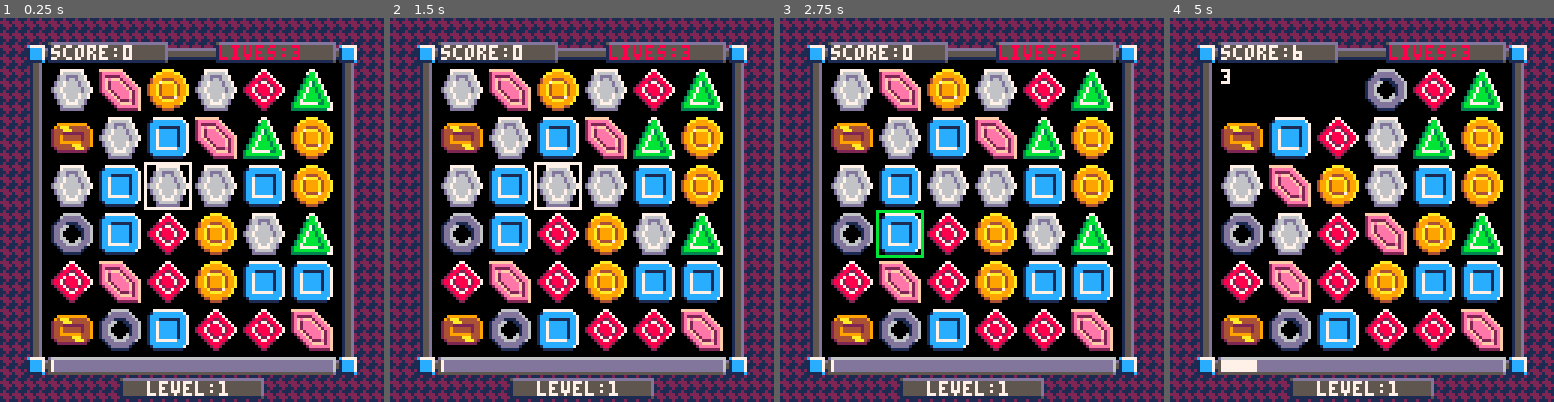
Above: before the commit, frames 1-4 (left to right).
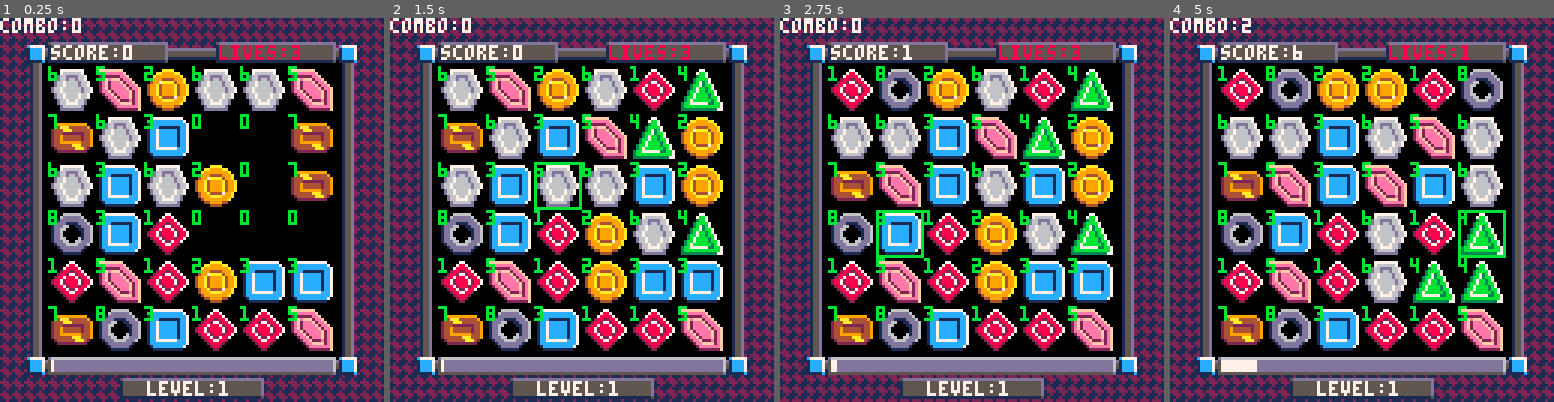
Above: after the commit, the same moments.

Repository: vm70/stratagem
Game: PICO-8 cartridge stratagem.p8
Two runs of this game, one before a commit and one after it. Both use one fixed random seed, a clock stepped at 60 frames per second and the inputs below.
Inputs:
- Up to frame 1 (0.25 s): no input
- Up to frame 2 (1.5 s): tap O (Z key) at 0.33, 0.7, 1.43 s; tap X (X key) at 1.07 s
- Up to frame 3 (2.75 s): hold Left 1.97-2.37 s; tap X (X key) at 2.07, 2.4, 2.73 s; tap O (Z key) at 2.22 s; hold Down from 2.42 s (still down)
- Up to frame 4 (5 s): release Down at 2.82 s; hold Right 2.87-3.53 s; tap X (X key) every 0.33 s from 3.07 to 4.73 s; tap O (Z key) at 3.1, 3.98, 4.87 s; hold Up 3.58-4.08 s; hold Right 4.13-4.53 s; hold Down from 4.58 s (still down)

The runs differ from the first frame. In frame 1, 13% of the frame differs, in the area x 0-87%, y 0-79%; in frame 2, 15%; in frame 3, 21%; in frame 4, 35%, in the area x 0-100%, y 0-100%.

Commit message:
Reorganize state-changing logic

Diff:
--- a/stratagem.lua
+++ b/stratagem.lua
@@ -1,5 +1,7 @@
--- stratagem
+-- stratagemSTATES.level
 -- by VM70
+
+-- TODO: move functionality of "swap mode" state originally controlled by player to actual cart states
 
 ---@alias Coords [integer, integer]
 ---@alias Player {cursor: Coords, swapMode: integer, score: integer, initLevelScore: integer, levelThreshold: integer, level: integer, lives: integer, combo: integer}
@@ -8,10 +10,11 @@
 STATES = {
 	title_screen = 1,
 	game_init = 2,
-	gameplay = 3,
-	level_up = 4,
-	game_over = 5,
-	high_scores = 6,
+	generate_board = 3,
+	gameplay = 4,
+	level_up = 5,
+	game_over = 6,
+	high_scores = 7,
 }
 
 N_GEMS = 8
@@ -44,23 +47,12 @@
 ---@type integer current state of the cartridge
 CartState = 2
 
---- Wait for a specified number of frames
----@param frames integer number of frames to wait
-function Wait(frames)
-	for _ = 1, frames do
-		flip()
-	end
-end
-
---- Initialize the grid with random gems; remove matches and holes
+--- Initialize the grid with all holes
 function InitGrid()
 	for y = 1, 6 do
 		for x = 1, 6 do
 			Grid[y][x] = 0
 		end
-	end
-	while GridHasMatches() or GridHasHoles() do
-		UpdateGrid(false)
 	end
 end
 
@@ -92,11 +84,6 @@
 	if not (gem1Matched or gem2Matched) then
 		Player.lives = Player.lives - 1
 	end
-	UpdateGrid(true)
-	while GridHasMatches() or GridHasHoles() do
-		UpdateGrid(true)
-	end
-	Player.combo = 0
 end
 
 --- Clear a match on the grid at the specific coordinates (if possible). Only clears when the match has 3+ gems
@@ -119,7 +106,6 @@
 			Player.score = Player.score + moveScore
 			_draw()
 			print(moveScore, 16 * coords[2] + 1, 16 * coords[1] + 1, gemColor)
-			Wait(MATCH_FRAMES)
 		end
 		return true
 	end
@@ -205,25 +191,21 @@
 		if btnp(0) and Player.cursor[2] > 1 then
 			Player.cursor = { Player.cursor[1], Player.cursor[2] - 1 }
 			SwapGems(Player.cursor, { Player.cursor[1], Player.cursor[2] + 1 })
-			Player.swapMode = 0
 		end
 		-- swap right
 		if btnp(1) and Player.cursor[2] < 6 then
 			Player.cursor = { Player.cursor[1], Player.cursor[2] + 1 }
 			SwapGems(Player.cursor, { Player.cursor[1], Player.cursor[2] - 1 })
-			Player.swapMode = 0
 		end
 		-- swap up
 		if btnp(2) and Player.cursor[1] > 1 then
 			Player.cursor = { Player.cursor[1] - 1, Player.cursor[2] }
 			SwapGems(Player.cursor, { Player.cursor[1] + 1, Player.cursor[2] })
-			Player.swapMode = 0
 		end
 		-- swap down
 		if btnp(3) and Player.cursor[1] < 6 then
 			Player.cursor = { Player.cursor[1] + 1, Player.cursor[2] }
 			SwapGems(Player.cursor, { Player.cursor[1] - 1, Player.cursor[2] })
-			Player.swapMode = 0
 		end
 		-- cancel swap
 		if btnp(4) or btnp(5) then
@@ -256,8 +238,9 @@
 	end
 end
 
+Patterns = { 0x4E72, 0xE724, 0x724E, 0x24E7 }
 function DrawGameBG()
-	fillp(0x4E72)
+	fillp(Patterns[1 + flr(time() % #Patterns)])
 	-- herringbone pattern
 	-- 0100 -> 4
 	-- 1110 -> E
@@ -277,66 +260,43 @@
 			if color ~= 0 then
 				sspr(16 * (color - 1), 16, 16, 16, 16 * x, 16 * y)
 			end
-			-- print(color, 16 * x, 16 * y, 11)
-		end
-	end
-end
-
---- Check whether the grid has 0's (holes)
----@return boolean # whether the grid has holes
-function GridHasHoles()
+			print(color, 16 * x, 16 * y, 11)
+		end
+	end
+end
+
+--- Clear the matches on the grid.
+---@param byPlayer boolean whether the match is made by the player
+---@return boolean # whether any matches were cleared
+function ClearGridMatches(byPlayer)
+	local hadMatches = false
 	for y = 1, 6 do
 		for x = 1, 6 do
+			hadMatches = hadMatches or ClearMatching({ y, x }, byPlayer)
+		end
+	end
+	return hadMatches
+end
+
+--- Fill holes in the grid by dropping gems.
+---@return boolean # whether the grid has any holes
+function FillGridHoles()
+	local hasHoles = false
+	for y = 6, 1, -1 do
+		for x = 1, 6 do
 			if Grid[y][x] == 0 then
-				return true
-			end
-		end
-	end
-	return false
-end
-
---- Check whether the grid has matches
----@return boolean # whether the grid has matches
-function GridHasMatches()
-	for y = 1, 6 do
-		for x = 1, 6 do
-			if Grid[y][x] ~= 0 and #FloodMatch({ y, x }, {}) >= 3 then
-				printh("Grid has matches")
-				return true
-			end
-		end
-	end
-	return false
-end
-
---- Update the grid by first clearing holes, then clearing matches
----@param byPlayer boolean
-function UpdateGrid(byPlayer)
-	-- Clear all holes first
-	while GridHasHoles() do
-		for y = 6, 1, -1 do
-			for x = 1, 6 do
-				if Grid[y][x] == 0 then
-					if y == 1 then
-						Grid[y][x] = 1 + flr(rnd(N_GEMS))
-					else
-						Grid[y][x] = Grid[y - 1][x]
-						Grid[y - 1][x] = 0
-					end
+				if y == 1 then
+					Grid[y][x] = 1 + flr(rnd(N_GEMS))
+				else
+					hasHoles = true
+					printh("Found a hole at " .. x .. "," .. y)
+					Grid[y][x] = Grid[y - 1][x]
+					Grid[y - 1][x] = 0
 				end
 			end
 		end
-		if byPlayer then
-			_draw()
-			Wait(DROP_FRAMES)
-		end
-	end
-	-- Clear any matches currently on the grid
-	for y = 1, 6 do
-		for x = 1, 6 do
-			ClearMatching({ y, x }, byPlayer)
-		end
-	end
+	end
+	return hasHoles
 end
 
 --- Draw the HUD (score, lives, level progress bar, etc) on the screen
@@ -344,6 +304,7 @@
 	print("score:" .. Player.score, 17, 9, 7)
 	print("lives:" .. Player.lives, 73, 9, 8)
 	print("level:" .. Player.level, 49, 121, 7)
+	print("combo:" .. Player.combo, 0, 0, 7)
 	-- calculate level completion ratio
 	local levelRatio = (Player.score - Player.initLevelScore) / (Player.levelThreshold - Player.initLevelScore)
 	levelRatio = min(levelRatio, 1)
@@ -399,18 +360,22 @@
 	if CartState == STATES.title_screen then
 		DrawTitleScreen()
 	elseif CartState == STATES.game_init then
-		InitGrid()
-		InitPlayer()
 		DrawGameBG()
 		DrawGrid()
-		rectfill(14, 14, 113, 113, 0)
+		DrawHUD()
+	elseif CartState == STATES.generate_board then
+		DrawGameBG()
+		DrawGrid()
+		DrawHUD()
 	elseif CartState == STATES.gameplay then
 		DrawGameBG()
 		DrawGrid()
 		DrawCursor()
 		DrawHUD()
 	elseif CartState == STATES.level_up then
-		rectfill(14, 14, 113, 113, 0)
+		DrawGameBG()
+		DrawGrid()
+		DrawHUD()
 	elseif CartState == STATES.game_over then
 		DrawGameBG()
 		DrawGrid()
@@ -424,22 +389,36 @@
 	elseif CartState == STATES.game_init then
 		InitPlayer()
 		InitGrid()
-		CartState = STATES.gameplay
+		CartState = STATES.generate_board
+	elseif CartState == STATES.generate_board then
+		if not FillGridHoles() then
+			if not ClearGridMatches(false) then
+				CartState = STATES.gameplay
+			end
+		end
 	elseif CartState == STATES.gameplay then
 		UpdateCursor()
+		if Player.swapMode == 2 then
+			if not FillGridHoles() then
+				if not ClearGridMatches(true) then
+					Player.combo = 0
+					Player.swapMode = 0
+				end
+			end
+		end
 		if Player.score >= Player.levelThreshold then
 			CartState = STATES.level_up
-			Timer = 0
+			LevelUpCounter = 0
 		elseif Player.lives == 0 then
 			CartState = STATES.game_over
 		end
 	elseif CartState == STATES.level_up then
-		if Timer ~= 100 then
-			Timer = Timer + 1
+		if LevelUpCounter ~= 100 then
+			LevelUpCounter = LevelUpCounter + 1
 		else
-			Timer = 0
+			LevelUpCounter = 0
 			LevelUp()
-			CartState = STATES.gameplay
+			CartState = STATES.generate_board
 		end
 	elseif CartState == STATES.game_over then
 	elseif CartState == STATES.high_scores then
--- a/stratagem.p8
+++ b/stratagem.p8
@@ -1,7 +1,7 @@
 pico-8 cartridge // http://www.pico-8.com
 version 42
 __lua__
--- stratagem
+-- stratagemSTATES.level
 -- by VM70
 
 ---@alias Coords [integer, integer]
@@ -11,10 +11,11 @@
 STATES = {
 	title_screen = 1,
 	game_init = 2,
-	gameplay = 3,
-	level_up = 4,
-	game_over = 5,
-	high_scores = 6,
+	generate_board = 3,
+	gameplay = 4,
+	level_up = 5,
+	game_over = 6,
+	high_scores = 7,
 }
 
 N_GEMS = 8
@@ -47,23 +48,12 @@
 ---@type integer current state of the cartridge
 CartState = 2
 
---- Wait for a specified number of frames
----@param frames integer number of frames to wait
-function Wait(frames)
-	for _ = 1, frames do
-		flip()
-	end
-end
-
---- Initialize the grid with random gems; remove matches and holes
+--- Initialize the grid with all holes
 function InitGrid()
 	for y = 1, 6 do
 		for x = 1, 6 do
 			Grid[y][x] = 0
 		end
-	end
-	while GridHasMatches() or GridHasHoles() do
-		UpdateGrid(false)
 	end
 end
 
@@ -95,11 +85,6 @@
 	if not (gem1Matched or gem2Matched) then
 		Player.lives = Player.lives - 1
 	end
-	UpdateGrid(true)
-	while GridHasMatches() or GridHasHoles() do
-		UpdateGrid(true)
-	end
-	Player.combo = 0
 end
 
 --- Clear a match on the grid at the specific coordinates (if possible). Only clears when the match has 3+ gems
@@ -122,7 +107,6 @@
 			Player.score = Player.score + moveScore
 			_draw()
 			print(moveScore, 16 * coords[2] + 1, 16 * coords[1] + 1, gemColor)
-			Wait(MATCH_FRAMES)
 		end
 		return true
 	end
@@ -208,25 +192,21 @@
 		if btnp(0) and Player.cursor[2] > 1 then
 			Player.cursor = { Player.cursor[1], Player.cursor[2] - 1 }
 			SwapGems(Player.cursor, { Player.cursor[1], Player.cursor[2] + 1 })
-			Player.swapMode = 0
 		end
 		-- swap right
 		if btnp(1) and Player.cursor[2] < 6 then
 			Player.cursor = { Player.cursor[1], Player.cursor[2] + 1 }
 			SwapGems(Player.cursor, { Player.cursor[1], Player.cursor[2] - 1 })
-			Player.swapMode = 0
 		end
 		-- swap up
 		if btnp(2) and Player.cursor[1] > 1 then
 			Player.cursor = { Player.cursor[1] - 1, Player.cursor[2] }
 			SwapGems(Player.cursor, { Player.cursor[1] + 1, Player.cursor[2] })
-			Player.swapMode = 0
 		end
 		-- swap down
 		if btnp(3) and Player.cursor[1] < 6 then
 			Player.cursor = { Player.cursor[1] + 1, Player.cursor[2] }
 			SwapGems(Player.cursor, { Player.cursor[1] - 1, Player.cursor[2] })
-			Player.swapMode = 0
 		end
 		-- cancel swap
 		if btnp(4) or btnp(5) then
@@ -259,8 +239,9 @@
 	end
 end
 
+Patterns = { 0x4E72, 0xE724, 0x724E, 0x24E7 }
 function DrawGameBG()
-	fillp(0x4E72)
+	fillp(Patterns[1 + flr(time() % #Patterns)])
 	-- herringbone pattern
 	-- 0100 -> 4
 	-- 1110 -> E
@@ -280,66 +261,43 @@
 			if color ~= 0 then
 				sspr(16 * (color - 1), 16, 16, 16, 16 * x, 16 * y)
 			end
-			-- print(color, 16 * x, 16 * y, 11)
-		end
-	end
-end
-
---- Check whether the grid has 0's (holes)
----@return boolean # whether the grid has holes
-function GridHasHoles()
+			print(color, 16 * x, 16 * y, 11)
+		end
+	end
+end
+
+--- Clear the matches on the grid.
+---@param byPlayer boolean whether the match is made by the player
+---@return boolean # whether any matches were cleared
+function ClearGridMatches(byPlayer)
+	local hadMatches = false
 	for y = 1, 6 do
 		for x = 1, 6 do
+			hadMatches = hadMatches or ClearMatching({ y, x }, byPlayer)
+		end
+	end
+	return hadMatches
+end
+
+--- Fill holes in the grid by dropping gems.
+---@return boolean # whether the grid has any holes
+function FillGridHoles()
+	local hasHoles = false
+	for y = 6, 1, -1 do
+		for x = 1, 6 do
 			if Grid[y][x] == 0 then
-				return true
-			end
-		end
-	end
-	return false
-end
-
---- Check whether the grid has matches
----@return boolean # whether the grid has matches
-function GridHasMatches()
-	for y = 1, 6 do
-		for x = 1, 6 do
-			if Grid[y][x] ~= 0 and #FloodMatch({ y, x }, {}) >= 3 then
-				printh("Grid has matches")
-				return true
-			end
-		end
-	end
-	return false
-end
-
---- Update the grid by first clearing holes, then clearing matches
----@param byPlayer boolean
-function UpdateGrid(byPlayer)
-	-- Clear all holes first
-	while GridHasHoles() do
-		for y = 6, 1, -1 do
-			for x = 1, 6 do
-				if Grid[y][x] == 0 then
-					if y == 1 then
-						Grid[y][x] = 1 + flr(rnd(N_GEMS))
-					else
-						Grid[y][x] = Grid[y - 1][x]
-						Grid[y - 1][x] = 0
-					end
+				if y == 1 then
+					Grid[y][x] = 1 + flr(rnd(N_GEMS))
+				else
+					hasHoles = true
+					printh("Found a hole at " .. x .. "," .. y)
+					Grid[y][x] = Grid[y - 1][x]
+					Grid[y - 1][x] = 0
 				end
 			end
 		end
-		if byPlayer then
-			_draw()
-			Wait(DROP_FRAMES)
-		end
-	end
-	-- Clear any matches currently on the grid
-	for y = 1, 6 do
-		for x = 1, 6 do
-			ClearMatching({ y, x }, byPlayer)
-		end
-	end
+	end
+	return hasHoles
 end
 
 --- Draw the HUD (score, lives, level progress bar, etc) on the screen
@@ -347,6 +305,7 @@
 	print("score:" .. Player.score, 17, 9, 7)
 	print("lives:" .. Player.lives, 73, 9, 8)
 	print("level:" .. Player.level, 49, 121, 7)
+	print("combo:" .. Player.combo, 0, 0, 7)
 	-- calculate level completion ratio
 	local levelRatio = (Player.score - Player.initLevelScore) / (Player.levelThreshold - Player.initLevelScore)
 	levelRatio = min(levelRatio, 1)
@@ -402,18 +361,22 @@
 	if CartState == STATES.title_screen then
 		DrawTitleScreen()
 	elseif CartState == STATES.game_init then
-		InitGrid()
-		InitPlayer()
 		DrawGameBG()
 		DrawGrid()
-		rectfill(14, 14, 113, 113, 0)
+		DrawHUD()
+	elseif CartState == STATES.generate_board then
+		DrawGameBG()
+		DrawGrid()
+		DrawHUD()
 	elseif CartState == STATES.gameplay then
 		DrawGameBG()
 		DrawGrid()
 		DrawCursor()
 		DrawHUD()
 	elseif CartState == STATES.level_up then
-		rectfill(14, 14, 113, 113, 0)
+		DrawGameBG()
+		DrawGrid()
+		DrawHUD()
 	elseif CartState == STATES.game_over then
 		DrawGameBG()
 		DrawGrid()
@@ -427,22 +390,36 @@
 	elseif CartState == STATES.game_init then
 		InitPlayer()
 		InitGrid()
-		CartState = STATES.gameplay
+		CartState = STATES.generate_board
+	elseif CartState == STATES.generate_board then
+		if not FillGridHoles() then
+			if not ClearGridMatches(false) then
+				CartState = STATES.gameplay
+			end
+		end
 	elseif CartState == STATES.gameplay then
 		UpdateCursor()
+		if Player.swapMode == 2 then
+			if not FillGridHoles() then
+				if not ClearGridMatches(true) then
+					Player.combo = 0
+					Player.swapMode = 0
+				end
+			end
+		end
 		if Player.score >= Player.levelThreshold then
 			CartState = STATES.level_up
-			Timer = 0
+			LevelUpCounter = 0
 		elseif Player.lives == 0 then
 			CartState = STATES.game_over
 		end
 	elseif CartState == STATES.level_up then
-		if Timer ~= 100 then
-			Timer = Timer + 1
+		if LevelUpCounter ~= 100 then
+			LevelUpCounter = LevelUpCounter + 1
 		else
-			Timer = 0
+			LevelUpCounter = 0
 			LevelUp()
-			CartState = STATES.gameplay
+			CartState = STATES.generate_board
 		end
 	elseif CartState == STATES.game_over then
 	elseif CartState == STATES.high_scores then
